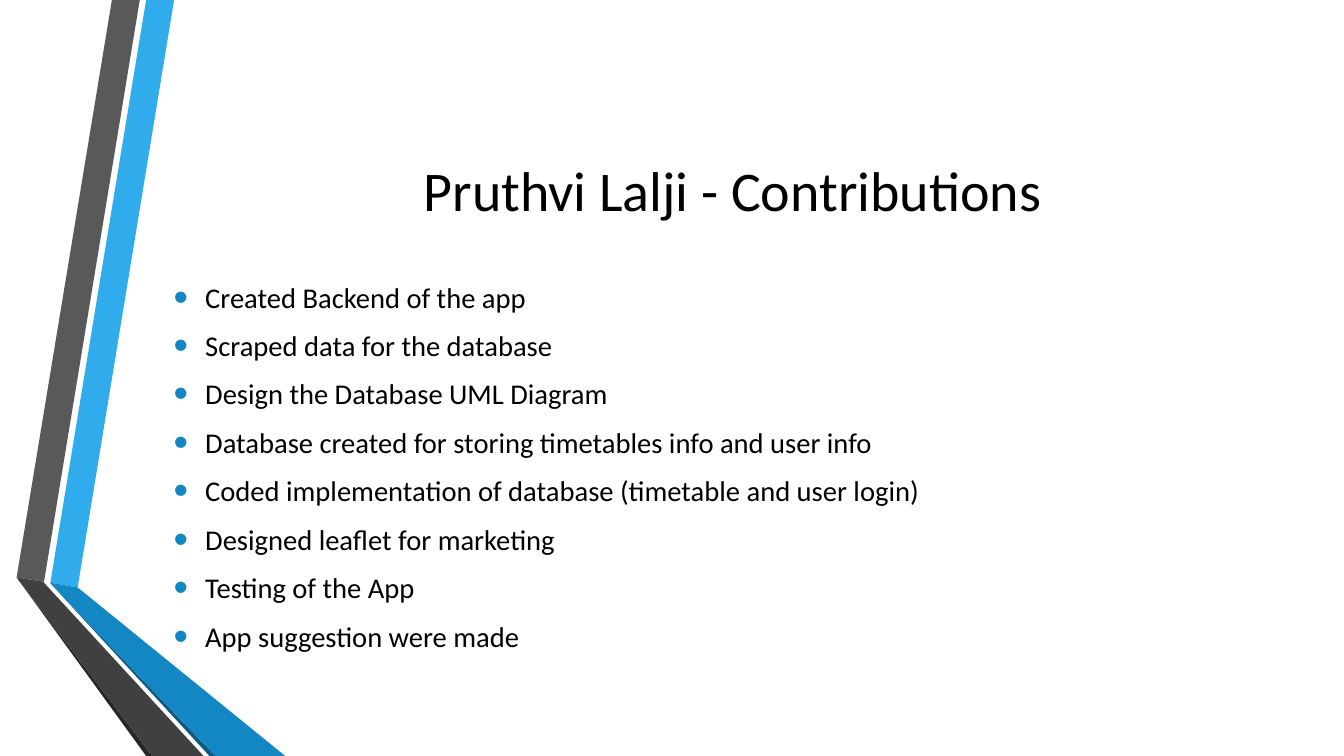
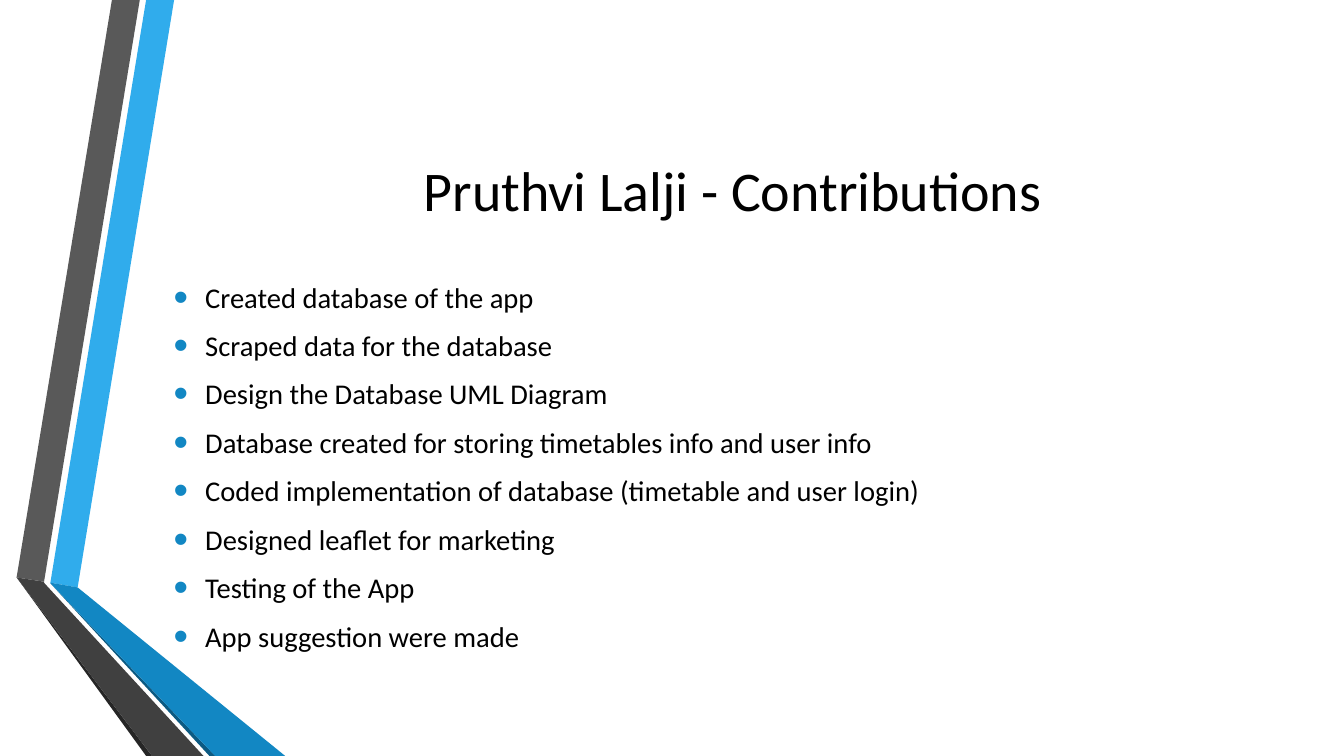
Before and after one commit to FrancoEvett/BETTer-App-Group27, a slide deck: slide 16 of Documentation/Group 27 BETTer Project (2).pptx (slide 17 before the commit). Drawn at 1344x756 pixels with LibreOffice and Linux fonts; fonts in the diff are those of the drawing; background and template pictures are left out. Boxes give left, top, right and bottom in pixels: in the first picture for what was removed or moved away, otherwise in the second. Text is boxed around its words. In the diff, an @@ line names an element or a change of style, - is before the commit and + after.

```diff
--- a/Documentation/Group 27 BETTer Project (2).pptx
+++ b/Documentation/Group 27 BETTer Project (2).pptx
@@ text at (205, 288, 534, 313): text changed @@
-• Created Backend of the app
+• Created database of the app
```
Also in this commit, not shown: 1 other slide changed.
